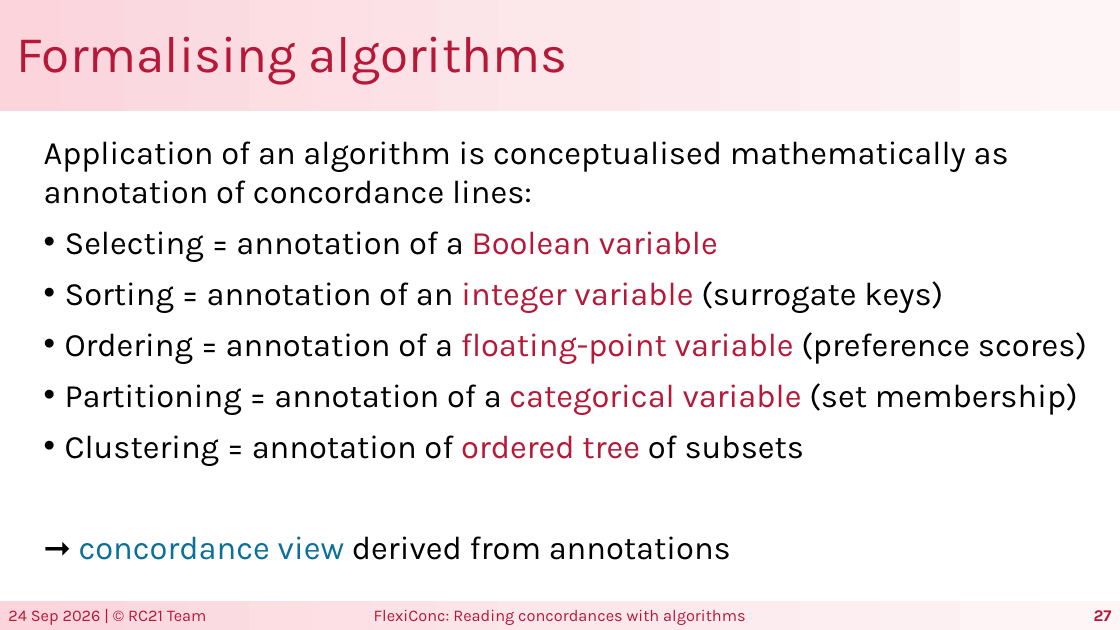
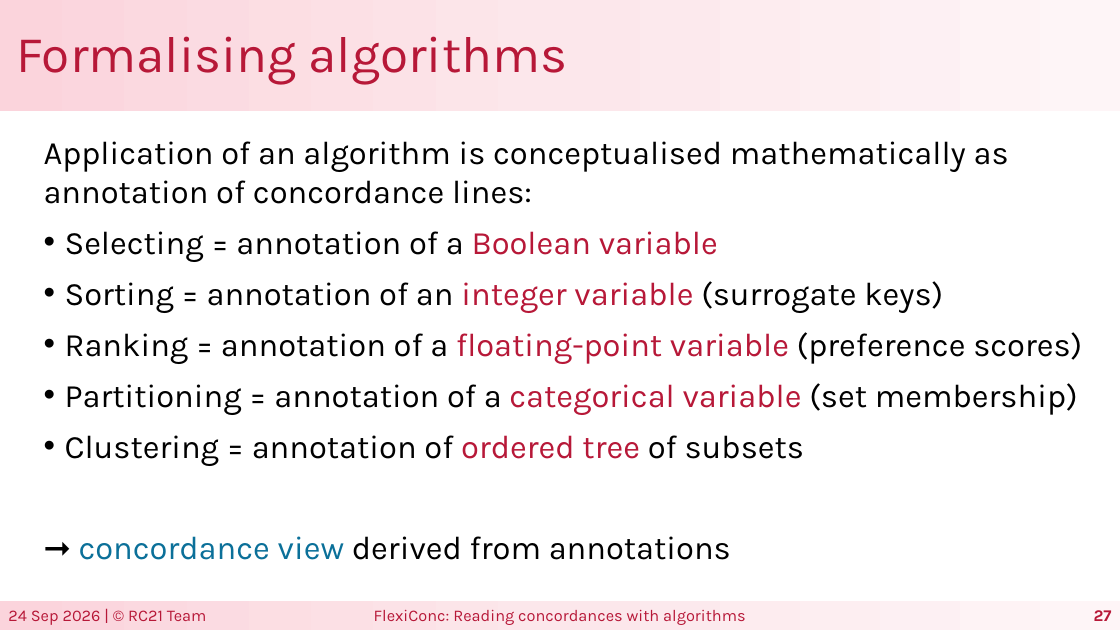
Before and after one commit to reading-concordances/teaching, a slide deck: slide 27 of course/slides/4_reading_with_algorithms.pptx. Drawn at 1120x630 pixels with LibreOffice and Linux fonts; fonts in the diff are those of the drawing. Boxes give left, top, right and bottom in pixels: in the first picture for what was removed or moved away, otherwise in the second. Text is boxed around its words. In the diff, an @@ line names an element or a change of style, - is before the commit and + after.

Commit message:
Fix a few embarrassing typos in day 4 slides

```diff
--- a/course/slides/4_reading_with_algorithms.pptx
+++ b/course/slides/4_reading_with_algorithms.pptx
@@ text at box(65, 332, 1082, 364): text changed @@
-• Ordering = annotation of a floating-point variable (preference scores)
+• Ranking = annotation of a floating-point variable (preference scores)
```
Also in this commit, not shown: 2 other slides changed, 1 other file.
